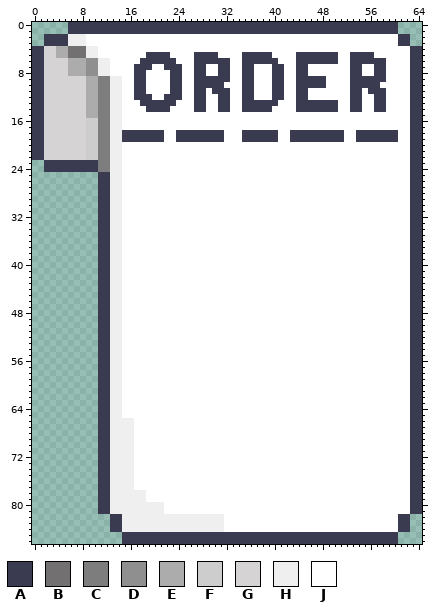
Two versions of one sprite sheet, assets/order_receipt.png. Above: the version before the commit.
The file is 65x87 pixels. Colours within 5 levels of each other are drawn and written as one.
Palette (. is transparent): A #3a3a50  B #737071  C #7d7d7d  D #8f8f8f  E #acacac  F #cdcdcd  G #d6d3d4  H #efefef  J #ffffff
Pixels before (only the part around the change), first column x 5:
 0 .AAAAAAAAAAAAAAAAAAAAAAAAAAAAAAAAAAAAAAAAAAAAAAAAAAAAAAA....
 1 .AAAAAAAAAAAAAAAAAAAAAAAAAAAAAAAAAAAAAAAAAAAAAAAAAAAAAAA....
 2 AHHHJJJJJJJJJJJJJJJJJJJJJJJJJJJJJJJJJJJJJJJJJJJJJJJJJJJJAA..
 3 AHHHJJJJJJJJJJJJJJJJJJJJJJJJJJJJJJJJJJJJJJJJJJJJJJJJJJJJAA..
 4 EBBBHHJJJJJJJJJJJJJJJJJJJJJJJJJJJJJJJJJJJJJJJJJJJJJJJJJJJJAA
 5 EBBBHHJJJJJJJJAAAAJJJJAAAAJJJJAAAAAJJJJAAAAAAAJJAAAAJJJJJJAA
 6 GEEEDDHHJJJJJAAAAAAJJJAAAAAAJJAAAAAAJJJAAAAAAAJJAAAAAAJJJJAA
 7 GEEEDDHHJJJJAAAJJAAAJJAAJJAAJJAAJJJAAJJAAJJJJJJJAAJJAAJJJJAA
 8 GEEEDDHHJJJJAAJJJJAAJJAAJJAAJJAAJJJAAJJAAJJJJJJJAAJJAAJJJJAA
 9 GGGGEECCHHJJAAJJJJAAJJAAAAAAJJAAJJJAAJJAAAAAJJJJAAAAAAJJJJAA
10 GGGGEECCHHJJAAJJJJAAJJAAAAAJJJAAJJJAAJJAAAAAJJJJAAAAAJJJJJAA
11 GGGGEECCHHJJAAJJJJAAJJAAJAAAJJAAJJJAAJJAAJJJJJJJAAJAAAJJJJAA
12 GGGGEECCHHJJAAAJJAAAJJAAJJAAJJAAJJJAAJJAAJJJJJJJAAJJAAJJJJAA
13 GGGGEECCHHJJJAAAAAAJJJAAJJAAJJAAAAAAJJJAAAAAAAJJAAJJAAJJJJAA
14 GGGGEECCHHJJJJAAAAJJJJAAJJAAJJAAAAAJJJJAAAAAAAJJAAJJAAJJJJAA
15 GGGGEECCHHJJJJJJJJJJJJJJJJJJJJJJJJJJJJJJJJJJJJJJJJJJJJJJJJAA
16 GGGGFFCCHHJJJJJJJJJJJJJJJJJJJJJJJJJJJJJJJJJJJJJJJJJJJJJJJJAA
17 GGGGFFCCHHJJJJJJJJJJJJJJJJJJJJJJJJJJJJJJJJJJJJJJJJJJJJJJJJAA
18 GGGGFFCCHHAAAAAAAJJAAAAAAAAJJJAAAAAAJJAAAAAAAAAJJAAAAAAAJJAA
19 GGGGFFCCHHAAAAAAAJJAAAAAAAAJJJAAAAAAJJAAAAAAAAAJJAAAAAAAJJAA
20 GGGGFFCCHHJJJJJJJJJJJJJJJJJJJJJJJJJJJJJJJJJJJJJJJJJJJJJJJJAA
And afterwards:
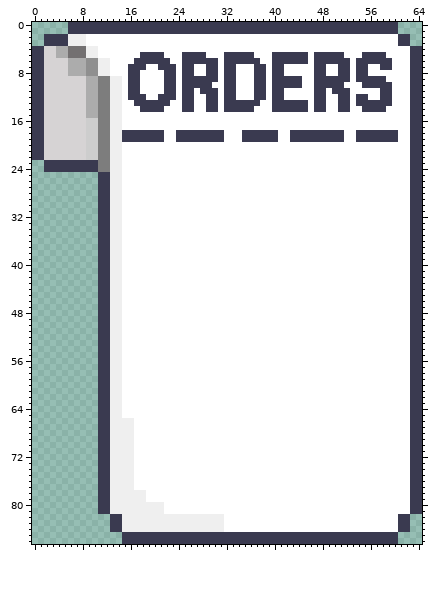
Changes in this commit:
y 5: x 18 J -> A; x 22 A -> J; x 25..26 JJ -> AA; x 29..30 AA -> JJ; x 32..34 JJJ -> AAA; x 37..43 AAAJJJJ -> JJJAAAA; x 46 A -> J; x 51 J -> A; x 53..54 AA -> JJ; x 57..58 JJ -> AA
y 6: x 17 J -> A; x 23 A -> J; x 25..26 JJ -> AA; x 31 A -> J; x 33..34 JJ -> AA; x 38..39 AA -> JJ; x 41..43 JJJ -> AAA; x 46 A -> J; x 51..53 JJA -> AAJ; x 59 J -> A
y 7: x 16 J -> A; x 19 A -> J; x 21 J -> A; x 24..31 AJJAAJJA -> JAAJJAAJ; x 33 J -> A; x 35..38 AAJJ -> JJAA; x 44..45 AA -> JJ; x 47..48 JJ -> AA; x 51..53 JJA -> AAJ; x 55 J -> A; x 57 A -> J; x 59 J -> A
y 8: x 16 J -> A; x 18 A -> J; x 22 J -> A; x 24..31 AJJAAJJA -> JAAJJAAJ; x 33 J -> A; x 35..38 AAJJ -> JJAA; x 44..45 AA -> JJ; x 47..48 JJ -> AA; x 51..53 JJA -> AAJ; x 55 J -> A; x 57..58 AA -> JJ
y 9: x 16 J -> A; x 18 A -> J; x 22 J -> A; x 24..26 AJJ -> JAA; x 31 A -> J; x 33 J -> A; x 35..38 AAJJ -> JJAA; x 42..43 JJ -> AA; x 45..46 AA -> JJ; x 49..53 JJJJA -> AAAAJ
y 10: x 16 J -> A; x 18 A -> J; x 22 J -> A; x 24..26 AJJ -> JAA; x 30..33 AAJJ -> JJAA; x 35..38 AAJJ -> JJAA; x 42..43 JJ -> AA; x 45..46 AA -> JJ; x 49..51 JJJ -> AAA; x 53..54 AA -> JJ; x 58..59 JJ -> AA
y 11: x 16 J -> A; x 18 A -> J; x 22 J -> A; x 24..27 AJJA -> JAAJ; x 29 J -> A; x 31 A -> J; x 33 J -> A; x 35..38 AAJJ -> JJAA; x 44..45 AA -> JJ; x 47..48 JJ -> AA; x 50..54 JJJAA -> AAAJJ; x 56..57 AA -> JJ; x 59 J -> A
y 12: x 16 J -> A; x 19 A -> J; x 21 J -> A; x 24..31 AJJAAJJA -> JAAJJAAJ; x 33 J -> A; x 35..38 AAJJ -> JJAA; x 44..45 AA -> JJ; x 47..48 JJ -> AA; x 51..53 JJA -> AAJ; x 55 J -> A; x 57 A -> J; x 59 J -> A
y 13: x 17 J -> A; x 23 A -> J; x 25..31 JJAAJJA -> AAJJAAJ; x 33..34 JJ -> AA; x 38..39 AA -> JJ; x 41..43 JJJ -> AAA; x 46 A -> J; x 49..53 AAJJA -> JJAAJ; x 55..56 JJ -> AA; x 59 J -> A
y 14: x 18 J -> A; x 22 A -> J; x 25..31 JJAAJJA -> AAJJAAJ; x 33..34 JJ -> AA; x 37..43 AAAJJJJ -> JJJAAAA; x 46 A -> J; x 49..56 AAJJAAJJ -> JJAAJJAA
Where, in picture pixels (left, top, right, bottom), the same in both pictures:
changed: (128, 52, 392, 112)
